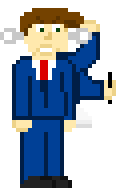
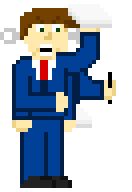
Two versions of the same layered image (132x192). Layer-by-layer changes:
added layer "signp" above "angry2" over left=16, top=4, right=112, bottom=112
